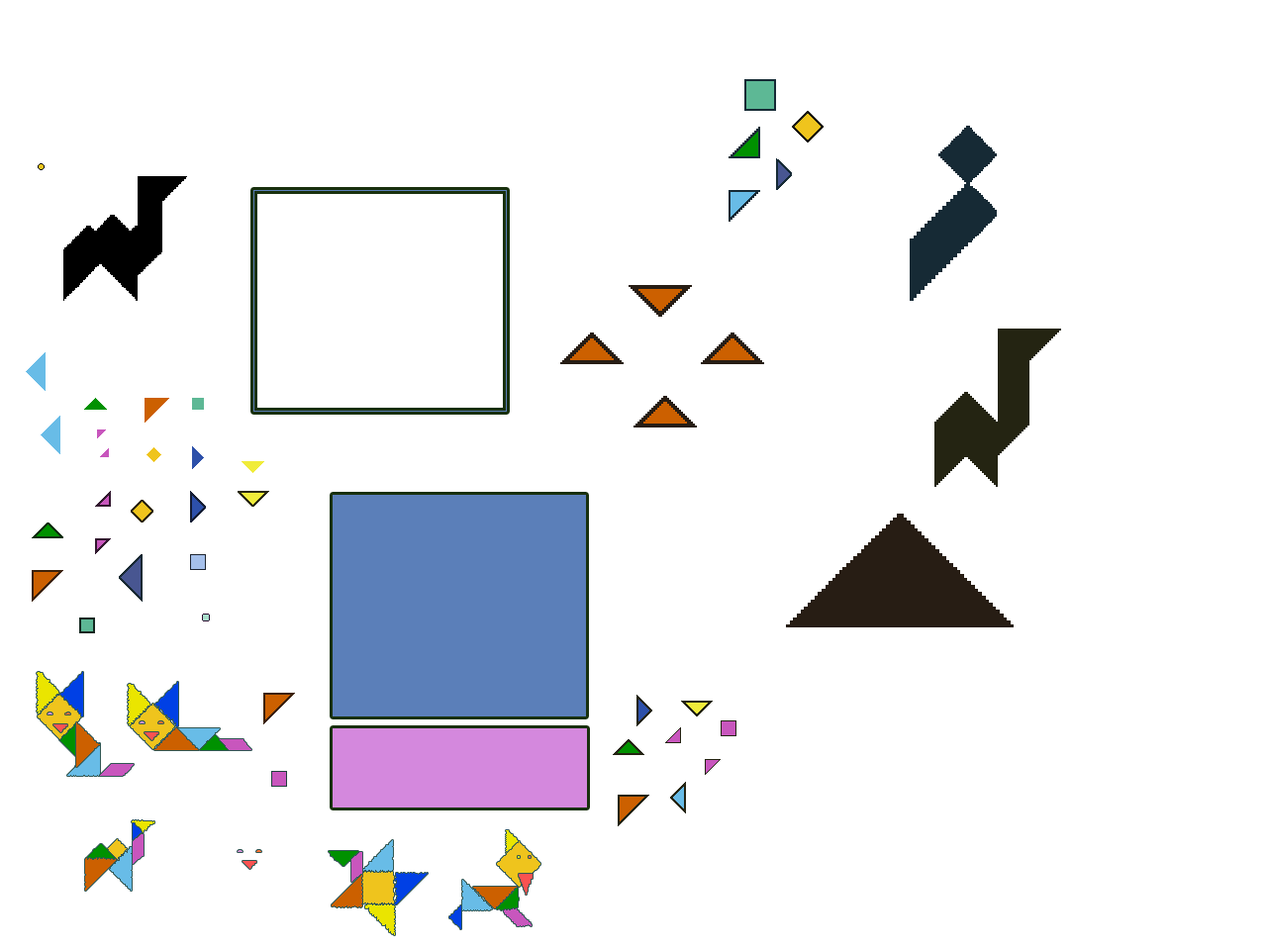
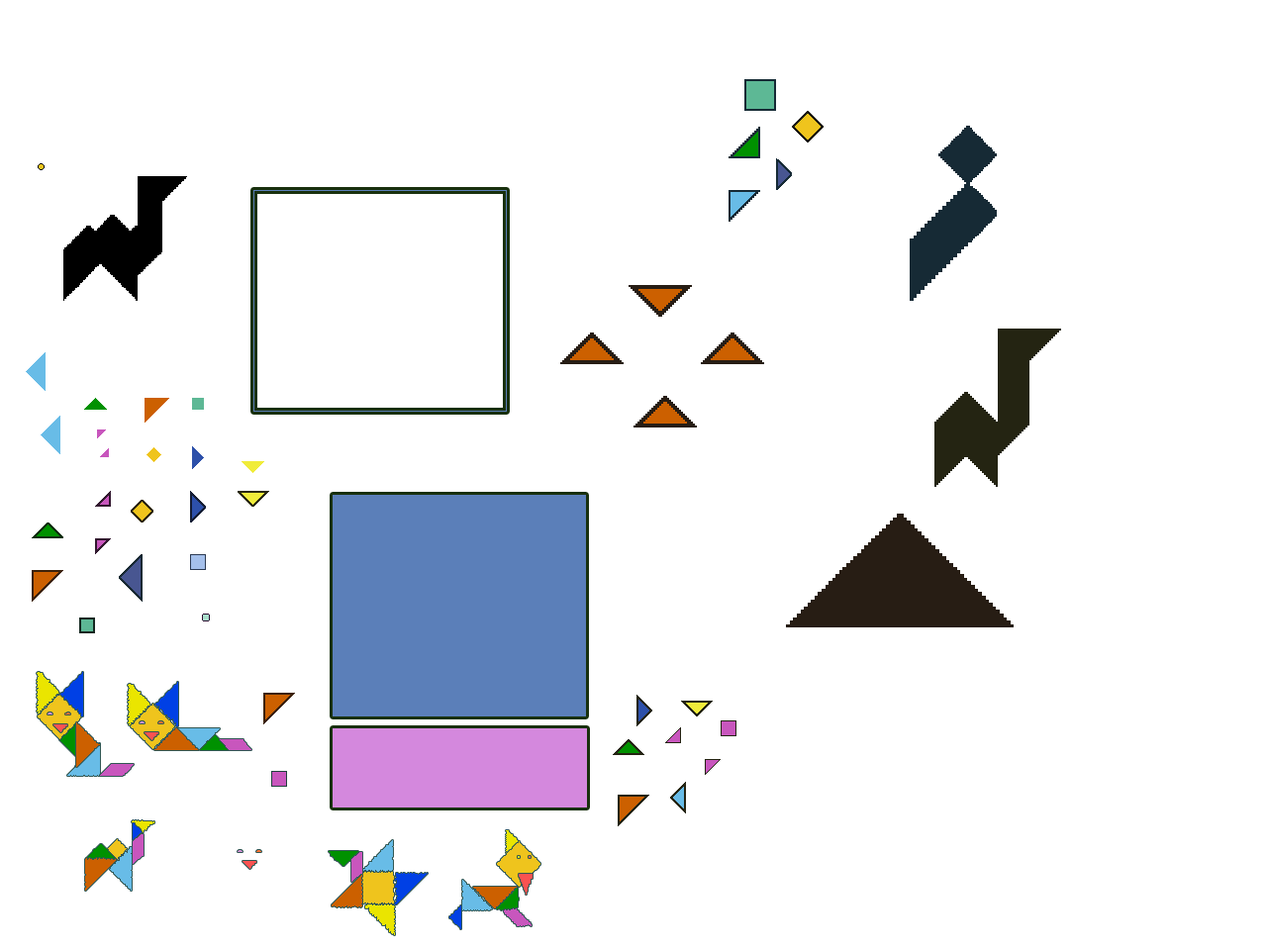
The second 1267x950 image is a revision of the first. Changes to its layers:
painted on "Прямоугольник 4 копия" over [190,554,206,571]
